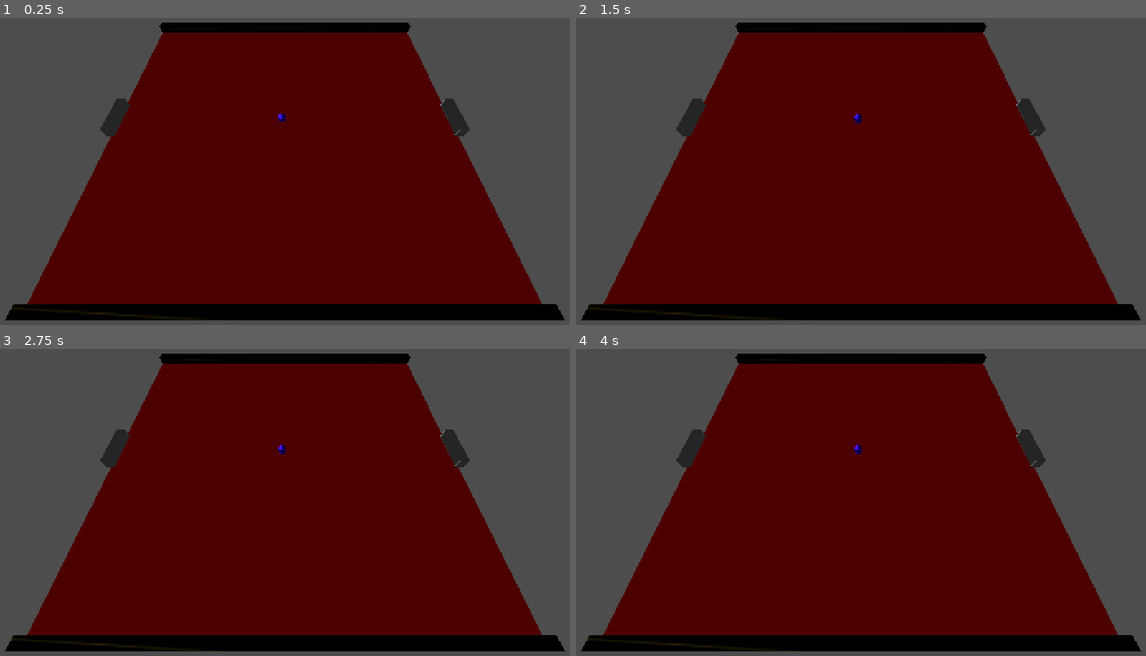
Above: before the commit, frames 1-4 (two rows, left to right).
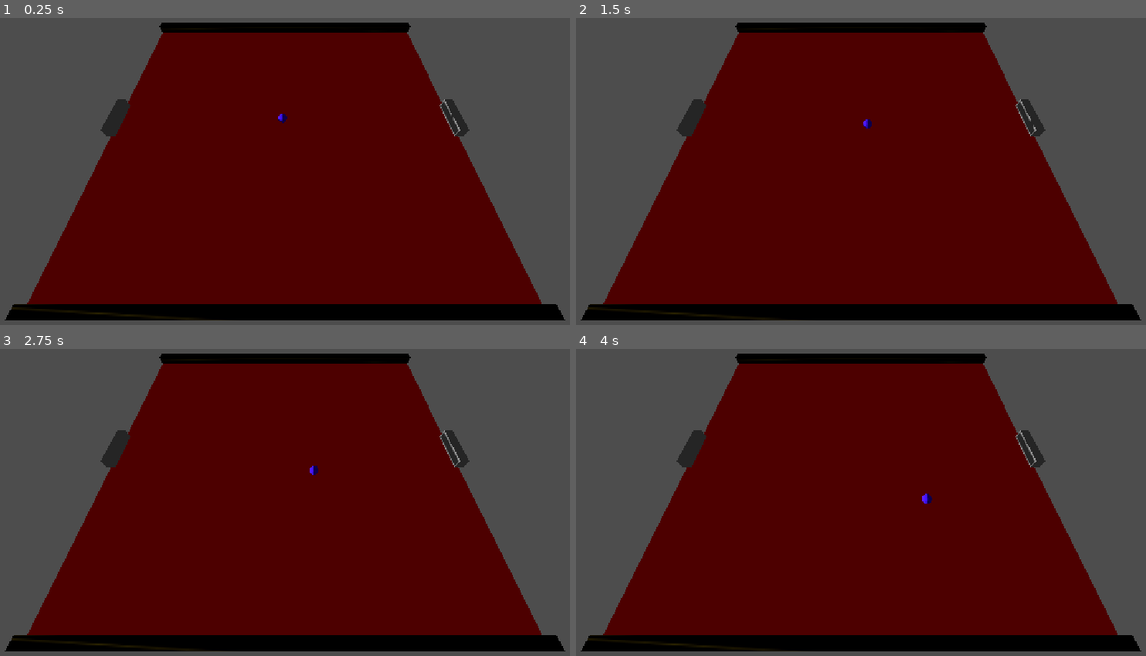
Above: after the commit, the same moments.

Repository: aduImperfect/PongEx
Game: Godot game, scene res://Scenes/main.tscn
The game is run twice, just before and just after one commit, with the same random seed, the same clock (stepped at 60 frames per second) and the same inputs.
Inputs:
- Up to frame 1 (0.25 s): no input
- Up to frame 2 (1.5 s): tap Enter at 0.5 s; tap Space at 1.25 s
- Up to frame 3 (2.75 s): no input
- Up to frame 4 (4 s): tap Enter at 2.75 s; tap Space at 3.5 s

The runs differ from the first frame. In frame 1, 0.1% of the frame differs, in the area x 17-83%, y 26-39%; in frame 2, 0.2%; in frame 3, 0.2%; in frame 4, 0.2%, in the area x 17-83%, y 26-51%.

Commit message:
- ball physics with collisions!

Diff:
--- /dev/null
+++ b/pong-ex/Scenes/ball.gd
@@ -0,0 +1,32 @@
+extends RigidBody3D
+
+@export var forward_vector : Vector3 = -global_transform.basis.z
+@export var right_vector   : Vector3 = global_transform.basis.x
+
+@export var fVOn : float = 0.0
+@export var rVOn : float = 0.0
+
+@export var current_direction : Vector3
+
+# Called when the node enters the scene tree for the first time.
+func _ready() -> void:
+	fVOn = randf_range(0.0, 100.0)
+	rVOn = randf_range(0.0, 100.0)
+	current_direction = Vector3(0.0, 0.0, 0.0)
+
+	if (fVOn > 33.0):
+		current_direction += forward_vector
+	if (rVOn < 33.0) && (current_direction.is_zero_approx() == false):
+		current_direction += right_vector
+
+# Called every frame. 'delta' is the elapsed time since the previous frame.
+func _process(_delta: float) -> void:
+	pass
+
+func _physics_process(_delta: float) -> void:
+	apply_force(current_direction)
+
+
+func _on_body_entered(_body: Node) -> void:
+	#current_direction = current_direction.bounce(_body.get_normal())
+	pass
--- a/pong-ex/Scenes/ball.tscn
+++ b/pong-ex/Scenes/ball.tscn
@@ -1,6 +1,11 @@
 [gd_scene format=3 uid="uid://cta7e60yoeqkc"]
 
 [ext_resource type="Texture2D" uid="uid://drckfwu1f3v0f" path="res://Textures/Sphere.png" id="1_d60mj"]
+[ext_resource type="Script" uid="uid://bw4537uwq71os" path="res://Scenes/ball.gd" id="1_ij5cq"]
+
+[sub_resource type="PhysicsMaterial" id="PhysicsMaterial_ij5cq"]
+friction = 0.0
+bounce = 1.0
 
 [sub_resource type="SphereShape3D" id="SphereShape3D_d2add"]
 
@@ -12,6 +17,10 @@
 [node name="Ball" type="Node3D" unique_id=333281289]
 
 [node name="BallRB3D" type="RigidBody3D" parent="." unique_id=417972407]
+physics_material_override = SubResource("PhysicsMaterial_ij5cq")
+contact_monitor = true
+max_contacts_reported = 1
+script = ExtResource("1_ij5cq")
 
 [node name="BallCS3D" type="CollisionShape3D" parent="BallRB3D" unique_id=864442160]
 shape = SubResource("SphereShape3D_d2add")
@@ -20,3 +29,5 @@
 [node name="BallMesh3D" type="MeshInstance3D" parent="BallRB3D" unique_id=1990668583]
 material_override = SubResource("StandardMaterial3D_ij5cq")
 mesh = SubResource("SphereMesh_m6x6n")
+
+[connection signal="body_entered" from="BallRB3D" to="BallRB3D" method="_on_body_entered"]
--- a/pong-ex/Scenes/player.tscn
+++ b/pong-ex/Scenes/player.tscn
@@ -14,6 +14,11 @@
 [node name="Player" type="Node3D" unique_id=224170915]
 
 [node name="PlayerCB3D" type="CharacterBody3D" parent="." unique_id=1577390172]
+axis_lock_linear_y = true
+axis_lock_linear_z = true
+axis_lock_angular_x = true
+axis_lock_angular_y = true
+axis_lock_angular_z = true
 script = ExtResource("1_cvnsp")
 
 [node name="PlayerCS3D" type="CollisionShape3D" parent="PlayerCB3D" unique_id=499726405]
--- a/pong-ex/Scripts/level_gen.gd
+++ b/pong-ex/Scripts/level_gen.gd
@@ -21,15 +21,13 @@
 
 func _spawn_level() -> void:
 	var level_instance = LEVEL_SCENE.instantiate()
-	level_instance.global_position.x = 0.0
-	level_instance.global_position.y = 0.0
 	add_child(level_instance)
 	levelNode = level_instance
 
 func _spawn_players() -> void:
 	for k in PlayersHelper.numPlayers:
 		var player_instance = PlayersHelper.PLAYER_SCENE.instantiate()
-		player_instance.global_position = PlayersHelper.playersPos[k]
+		player_instance.position = PlayersHelper.playersPos[k]
 		player_instance.name = "Player_" + str(k)
 		#Setup player input and open this code again!
 		player_instance.get_child(0).player_id = k
--- a/pong-ex/project.godot
+++ b/pong-ex/project.godot
@@ -26,28 +26,40 @@
 "deadzone": 0.2,
 "events": [Object(InputEventJoypadButton,"resource_local_to_scene":false,"resource_name":"","device":0,"button_index":13,"pressure":0.0,"pressed":false,"script":null)
 , Object(InputEventJoypadMotion,"resource_local_to_scene":false,"resource_name":"","device":0,"axis":0,"axis_value":-1.0,"script":null)
+, Object(InputEventJoypadButton,"resource_local_to_scene":false,"resource_name":"","device":0,"button_index":12,"pressure":0.0,"pressed":false,"script":null)
+, Object(InputEventJoypadMotion,"resource_local_to_scene":false,"resource_name":"","device":0,"axis":1,"axis_value":1.0,"script":null)
 ]
 }
 ui_left_p1={
 "deadzone": 0.2,
 "events": [Object(InputEventJoypadButton,"resource_local_to_scene":false,"resource_name":"","device":1,"button_index":13,"pressure":0.0,"pressed":false,"script":null)
 , Object(InputEventJoypadMotion,"resource_local_to_scene":false,"resource_name":"","device":1,"axis":0,"axis_value":-1.0,"script":null)
+, Object(InputEventJoypadButton,"resource_local_to_scene":false,"resource_name":"","device":1,"button_index":12,"pressure":0.0,"pressed":false,"script":null)
+, Object(InputEventJoypadMotion,"resource_local_to_scene":false,"resource_name":"","device":1,"axis":1,"axis_value":1.0,"script":null)
 , Object(InputEventKey,"resource_local_to_scene":false,"resource_name":"","device":16,"window_id":0,"alt_pressed":false …(186 unchanged characters)…
 , Object(InputEventKey,"resource_local_to_scene":false,"resource_name":"","device":16,"window_id":0,"alt_pressed":false …(181 unchanged characters)…
+, Object(InputEventKey,"resource_local_to_scene":false,"resource_name":"","device":16,"window_id":0,"alt_pressed":false,"shift_pressed":false,"ctrl_pressed":false,"meta_pressed":false,"pressed":false,"keycode":0,"physical_keycode":4194322,"key_label":0,"unicode":0,"location":0,"echo":false,"script":null)
+, Object(InputEventKey,"resource_local_to_scene":false,"resource_name":"","device":16,"window_id":0,"alt_pressed":false,"shift_pressed":false,"ctrl_pressed":false,"meta_pressed":false,"pressed":false,"keycode":0,"physical_keycode":83,"key_label":0,"unicode":0,"location":0,"echo":false,"script":null)
 ]
 }
 ui_right_p0={
 "deadzone": 0.2,
 "events": [Object(InputEventJoypadButton,"resource_local_to_scene":false,"resource_name":"","device":0,"button_index":14,"pressure":0.0,"pressed":false,"script":null)
 , Object(InputEventJoypadMotion,"resource_local_to_scene":false,"resource_name":"","device":0,"axis":0,"axis_value":1.0,"script":null)
+, Object(InputEventJoypadButton,"resource_local_to_scene":false,"resource_name":"","device":0,"button_index":11,"pressure":0.0,"pressed":false,"script":null)
+, Object(InputEventJoypadMotion,"resource_local_to_scene":false,"resource_name":"","device":0,"axis":1,"axis_value":-1.0,"script":null)
 ]
 }
 ui_right_p1={
 "deadzone": 0.2,
 "events": [Object(InputEventJoypadButton,"resource_local_to_scene":false,"resource_name":"","device":1,"button_index":14,"pressure":0.0,"pressed":false,"script":null)
 , Object(InputEventJoypadMotion,"resource_local_to_scene":false,"resource_name":"","device":1,"axis":0,"axis_value":1.0,"script":null)
+, Object(InputEventJoypadButton,"resource_local_to_scene":false,"resource_name":"","device":1,"button_index":11,"pressure":0.0,"pressed":false,"script":null)
+, Object(InputEventJoypadMotion,"resource_local_to_scene":false,"resource_name":"","device":1,"axis":1,"axis_value":-1.0,"script":null)
 , Object(InputEventKey,"resource_local_to_scene":false,"resource_name":"","device":16,"window_id":0,"alt_pressed":false …(186 unchanged characters)…
 , Object(InputEventKey,"resource_local_to_scene":false,"resource_name":"","device":16,"window_id":0,"alt_pressed":false …(181 unchanged characters)…
+, Object(InputEventKey,"resource_local_to_scene":false,"resource_name":"","device":16,"window_id":0,"alt_pressed":false,"shift_pressed":false,"ctrl_pressed":false,"meta_pressed":false,"pressed":false,"keycode":0,"physical_keycode":4194320,"key_label":0,"unicode":0,"location":0,"echo":false,"script":null)
+, Object(InputEventKey,"resource_local_to_scene":false,"resource_name":"","device":16,"window_id":0,"alt_pressed":false,"shift_pressed":false,"ctrl_pressed":false,"meta_pressed":false,"pressed":false,"keycode":0,"physical_keycode":87,"key_label":0,"unicode":0,"location":0,"echo":false,"script":null)
 ]
 }
 
Not shown, added: pong-ex/Scenes/ball.gd.uid
